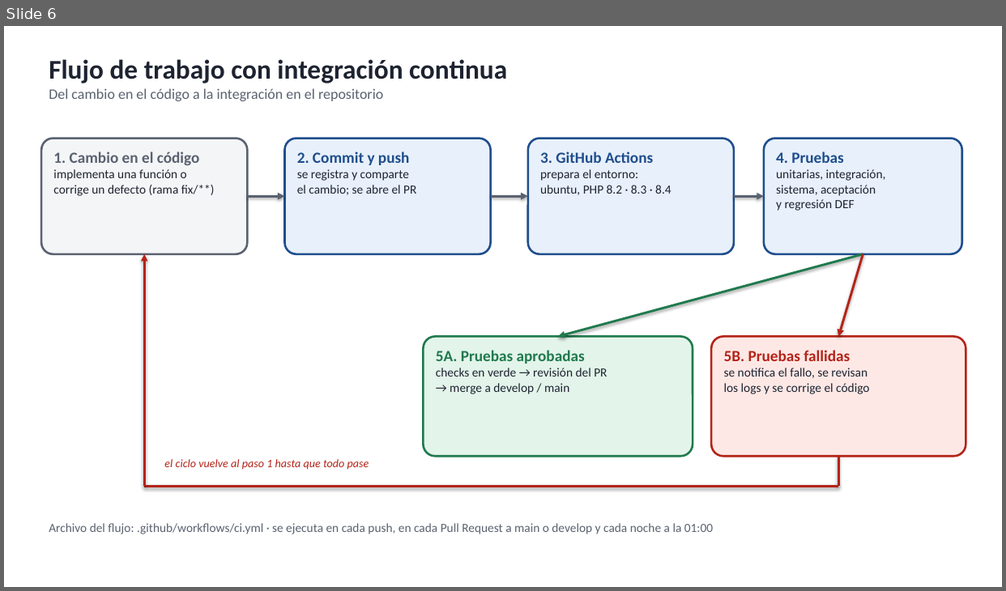
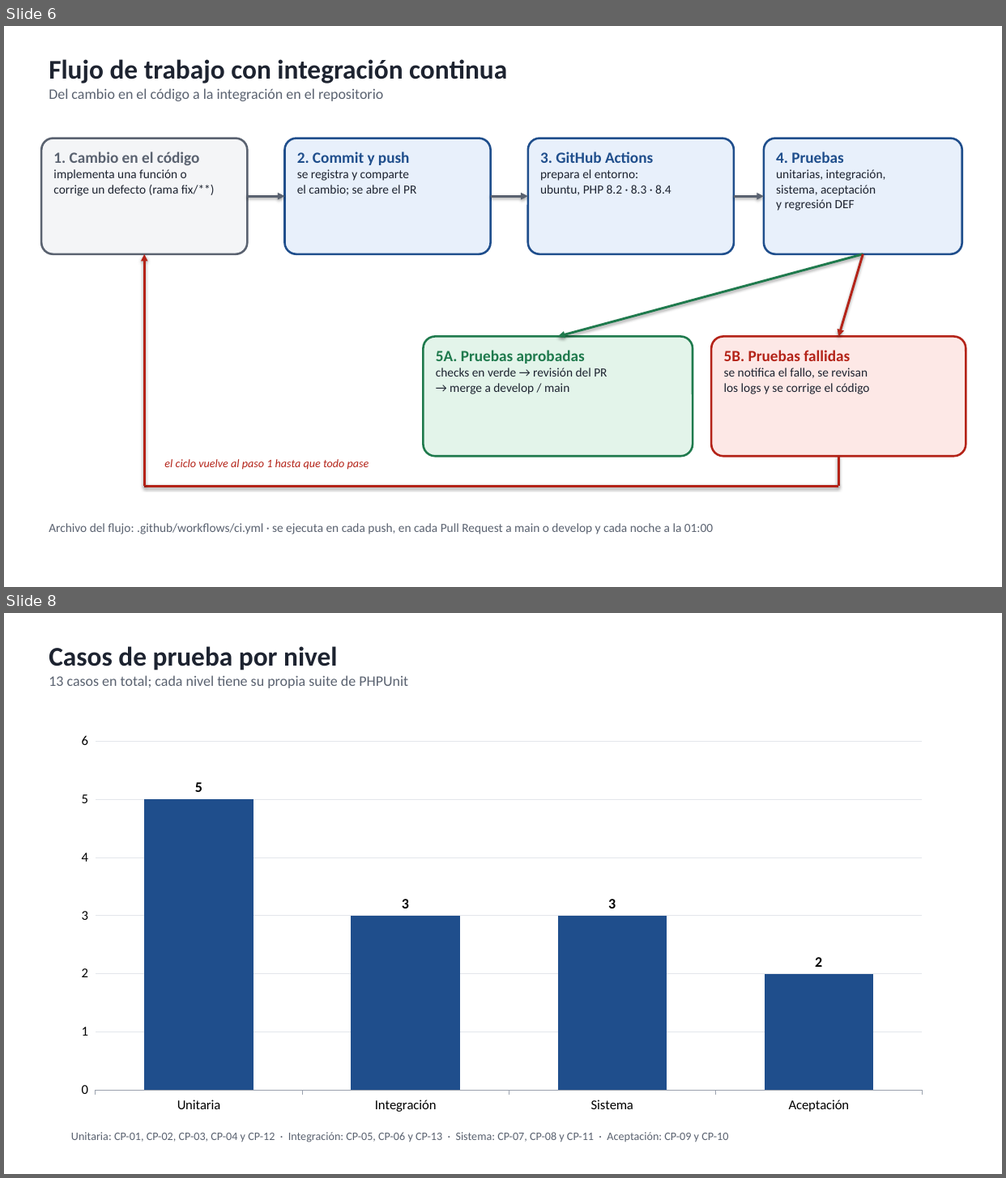
Before and after one commit to azharsonix/sistema-inventario-actividad-2, a slide deck: docs/Segunda parte/Diagramas - Segunda parte.pptx. Shown one above the other, each under a label of ours: slide 6 before the commit, slides 6 and 8 after it; the slides between them are not shown. The pictures are 1006x591 and 1006x1178 pixels, drawn with LibreOffice and Linux fonts; fonts in the diff are those of the drawing. Boxes give left, top, right and bottom in pixels: in the first picture for what was removed or moved away, otherwise in the second. Text is boxed around its words. In the diff, an @@ line names an element or a change of style, - is before the commit and + after.

Commit message:
docs: segunda parte con 13 casos, gráficas de cobertura, niveles y tiempos, y capturas del sistema en ejecución

```diff
--- a/docs/Segunda parte/Diagramas - Segunda parte.pptx
+++ b/docs/Segunda parte/Diagramas - Segunda parte.pptx
@@ slide 8 added at bbox=[4, 613, 1002, 1174], background #FFFFFF @@
@@ text added at bbox=[49, 646, 408, 688], 14 pt, text #5A6270 @@
+Casos de prueba por nivel
+13 casos en total; cada nivel tiene su propia suite de PHPUnit
@@ column chart added at bbox=[64, 726, 940, 1122] @@
+categories: Unitaria, Integración, Sistema, Aceptación
+Series 1: 5, 3, 3, 2
@@ text added at bbox=[71, 1132, 728, 1143], 11 pt, text #5A6270 @@
+Unitaria: CP-01, CP-02, CP-03, CP-04 y CP-12 · Integración: CP-05, CP-06 y CP-13 · Sistema: CP-07, CP-08 y CP-11 · Aceptación: CP-09 y CP-10
```
Also in this commit, not shown: 5 slides changed, 2 other slides added, 13 other files.
